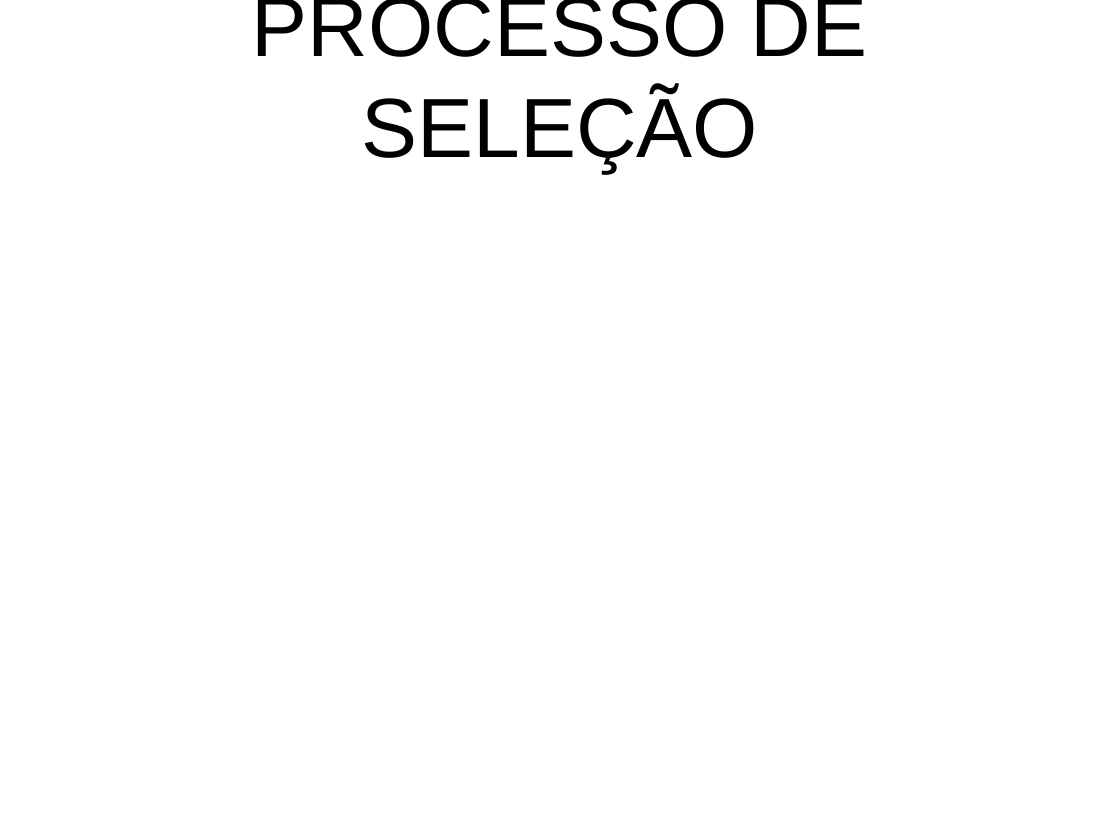
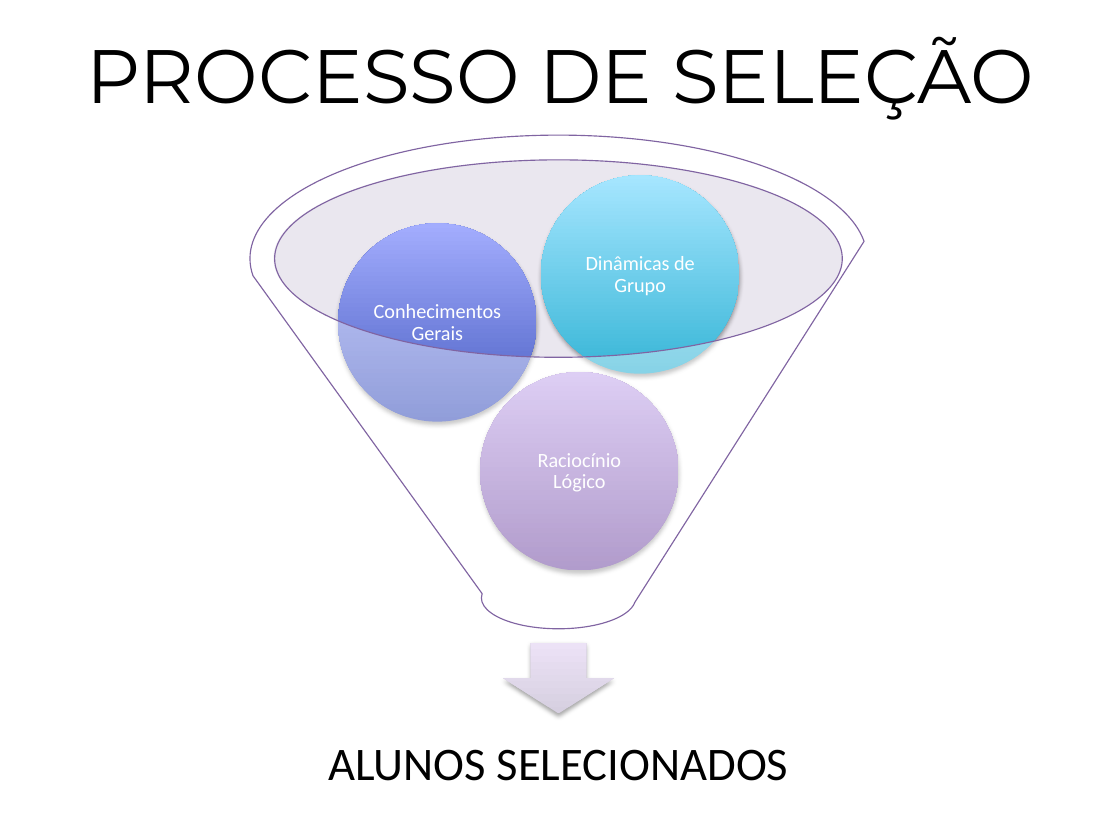
Before and after one commit to sousamaf/Air_steps, a slide deck: slide 8 of doc/Apresentação/1aApresentação Sta Cruz.pptx (slide 7 before the commit). Drawn at 1120x840 pixels with LibreOffice and Linux fonts; fonts in the diff are those of the drawing; background and template pictures are left out. Boxes give left, top, right and bottom in pixels: in the first picture for what was removed or moved away, otherwise in the second. Text is boxed around its words. In the diff, an @@ line names an element or a change of style, - is before the commit and + after.

```diff
--- a/doc/Apresentação/1aApresentação Sta Cruz.pptx
+++ b/doc/Apresentação/1aApresentação Sta Cruz.pptx
@@ title "PROCESSO DE SELEÇÃO" moved from (x1=252, y1=0, x2=868, y2=173) to (x1=87, y1=36, x2=1034, y2=120) @@
@@ title "PROCESSO DE SELEÇÃO" at (x1=87, y1=36, x2=1034, y2=120): size 54 to 48.6 pt, font Arial to Montserrat @@
@@ group added at (x1=250, y1=136, x2=867, y2=781): 4 ellipses, 4 texts, 1 down arrow, 1 funnel @@
+ALUNOS SELECIONADOS
+Raciocínio Lógico
+Conhecimentos Gerais
+Dinâmicas de Grupo
```
Also in this commit, not shown: 5 other slides changed, 4 slides added, 3 slides removed, 16 other files.
